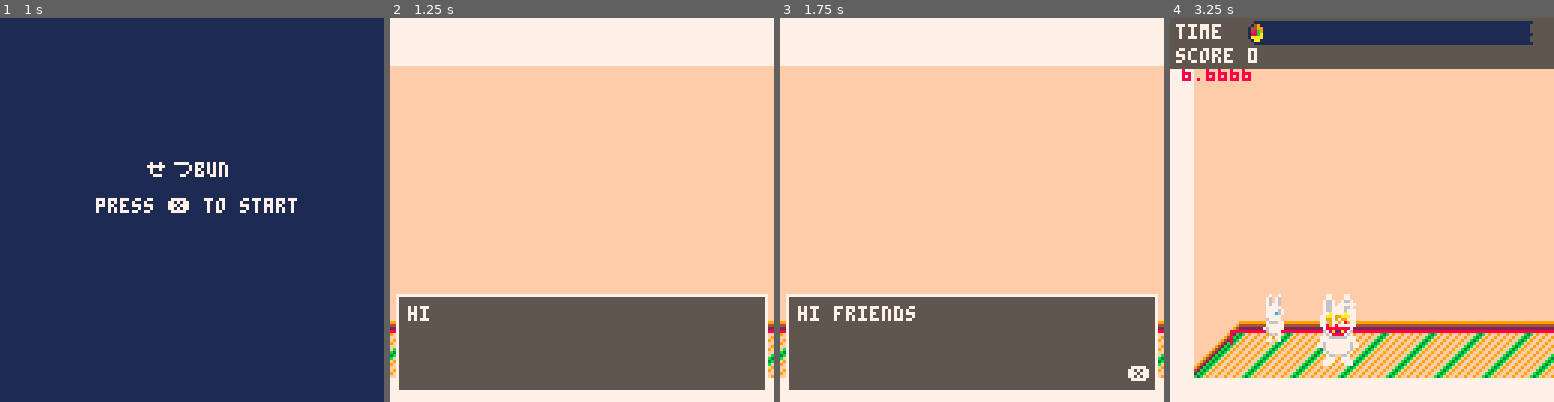
Above: before the commit, frames 1-4 (left to right).
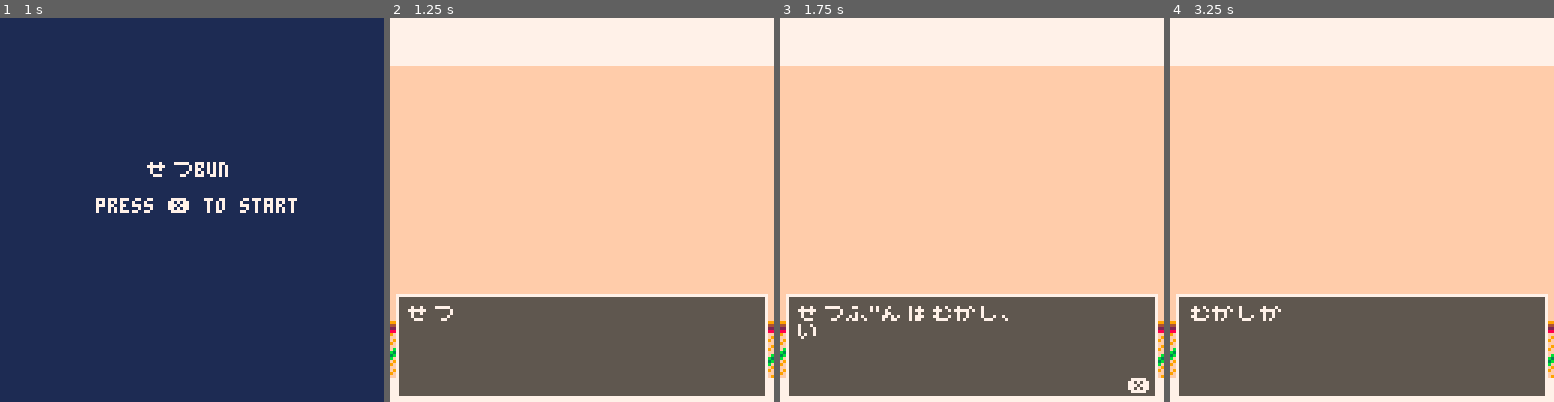
Above: after the commit, the same moments.

Repository: josiahp/setsubun
Game: PICO-8 cartridge setsubun.p8
Two runs of this game, one before a commit and one after it. Both use one fixed random seed, a clock stepped at 60 frames per second and the inputs below.
Inputs:
- Up to frame 1 (1 s): tap X (X key) at 0.33 s; tap O (Z key) at 0.7 s
- Up to frame 2 (1.25 s): tap X (X key) at 1.07 s
- Up to frame 3 (1.75 s): hold Right from 1.6 s (still down); tap O (Z key) at 1.7 s
- Up to frame 4 (3.25 s): tap X (X key) at 1.85, 2.97 s; release Right at 2.1 s; tap O (Z key) at 2.1, 2.5, 2.9 s; hold Up 2.15-2.42 s; hold Right 2.47-3.03 s; hold Left from 3.08 s (still down)

Frame 1 is identical in both runs. In frame 2, 1.7% of the frame differs, in the area x 2-98%, y 75-99%; in frame 3, 2.6%; in frame 4, 42%, in the area x 0-100%, y 0-99%.

Commit message:
add intro story, adjust timing, adjust dialogue box size

Diff:
--- a/setsubun.p8
+++ b/setsubun.p8
@@ -12,7 +12,7 @@
 	drag=0.1
 
 	scn=nil
-	game_time=100 -- seconds
+	game_time=30 -- seconds
 
 	game_flow = flow.scene(credits_scn)
 	.andthen(
@@ -229,8 +229,31 @@
 		particles={},
 	}
 
-	local dialogue_flow = flow.scene(dialogue_box, "hi friends")
-		.andthen(flow.scene(dialogue_box, "welcome to せつbun"))
+	local dialogue_flow =
+	 flow.scene(dialogue_box,
+	  "せつふ゛んはむかし、\n"..
+	  "いちねんのいちは゛んはし゛まり\n"..
+	  "のひた゛ったんた゛よ。"
+	 ).andthen(
+		flow.scene(dialogue_box,
+		 "むかしのひとはいちねんの\n"..
+		 "はし゛まりに、「よいことか゛\n"..
+		 "ありますように」とまめを\n"..
+		 "まいておいのりしてたんた゛って。"
+		).andthen(
+		flow.scene(dialogue_box,
+		 "むかしからつふ゛んのひに\n"..
+		 "「おうちにわるいものか゛はいって\n"..
+		 "くる」といわれてる、まめを\n"..
+		 "つかっておいはらってるんた゛よ。"
+		).andthen(
+		flow.scene(dialogue_box,
+		 "まめはわるいものをやっつけて\n"..
+		 "くれるんた゛って。すこ゛いね。\n"..
+		 "「まめ」はからた゛か゛け゛んきという\n"..
+		 "いみもあるんた゛って。\n"
+		)))
+	)
 	local dialogue=nil
 	dialogue_flow.go(
 		-- next dialogue box
@@ -257,6 +280,65 @@
 
 	return scn
 end
+
+function dialogue_scn(nxt)
+	local scn={
+		t=0,
+		particles={},
+	}
+
+	local dialogue_flow =
+	 flow.scene(dialogue_box,
+	  "せつふ゛んはむかし、\n"..
+	  "いちねんのいちは゛んはし゛まり\n"..
+	  "のひた゛ったんた゛よ。"
+	 ).andthen(
+		flow.scene(dialogue_box,
+		 "むかしのひとはいちねんの\n"..
+		 "はし゛まりに、「よいことか゛\n"..
+		 "ありますように」とまめを\n"..
+		 "まいておいのりしてたんた゛って。"
+		).andthen(
+		flow.scene(dialogue_box,
+		 "むかしからつふ゛んのひに\n"..
+		 "「おうちにわるいものか゛はいって\n"..
+		 "くる」といわれてる、まめを\n"..
+		 "つかっておいはらってるんた゛よ。"
+		).andthen(
+		flow.scene(dialogue_box,
+		 "まめはわるいものをやっつけて\n"..
+		 "くれるんた゛って。すこ゛いね。\n"..
+		 "「まめ」はからた゛か゛け゛んきという\n"..
+		 "いみもあるんた゛って。\n"
+		)))
+	)
+	local dialogue=nil
+	dialogue_flow.go(
+		-- next dialogue box
+		function(nxt)
+			dialogue = nxt
+		end,
+		-- end scene
+		nxt
+	)
+
+	cam_init()
+	map_init()
+
+	function scn.update(s, dt)
+		dialogue:update(dt)
+	end
+
+	function scn.draw(s)
+		cls()
+		cam_draw()
+		map_draw()
+		dialogue:draw()
+	end
+
+	return scn
+end
+
 
 -->8
 --dad
@@ -804,7 +886,7 @@
 	function dialogue.draw(d)
 		camera()
 		local x,y=2,92
-		local w,h=123,32
+		local w,h=123,34
 		-- background for us to draw on top of
 		boxfill(x,y,w,h, palette.bg)
 		box(x,y,w,h, palette.border)
@@ -815,7 +897,7 @@
 		-- draw button hint
 		if d.is_done then
 			x=128-12
-			y=128-12
+			y=128-8
 			print("❎",x,y)
 		end
 	end
Not shown, changed: the sound effects (__sfx__) section of setsubun.p8
